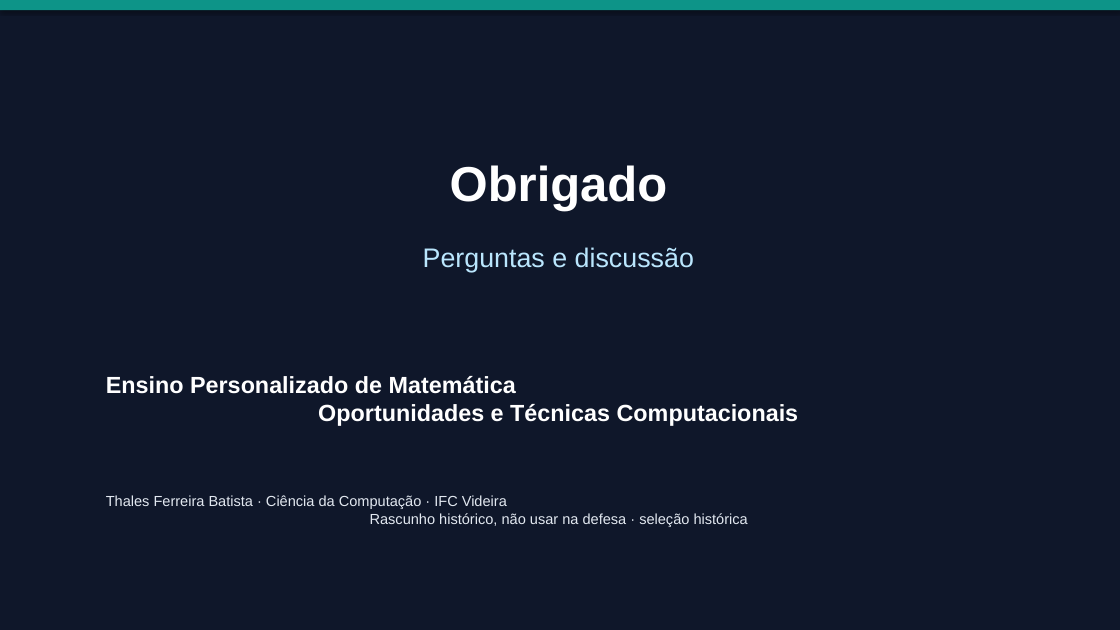
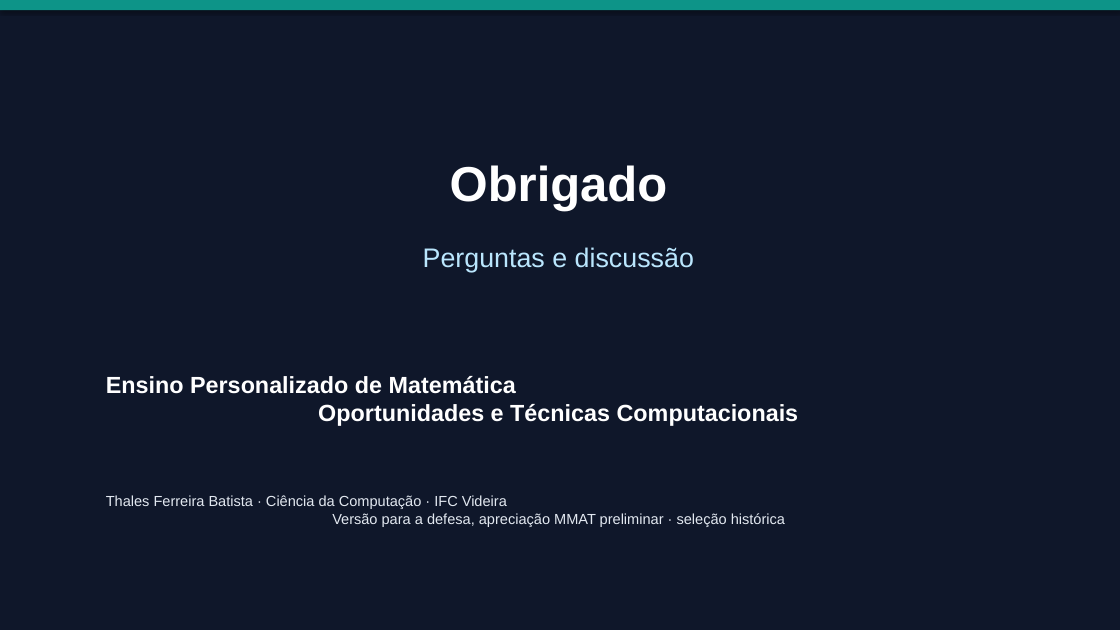
Before and after one commit to thalesfb/ccw, a slide deck: slide 19 of results/tcc/presentation/ensino_personalizado_de_matematica_tcc.pptx. Drawn at 1120x630 pixels with LibreOffice and Linux fonts; fonts in the diff are those of the drawing. Boxes give left, top, right and bottom in pixels: in the first picture for what was removed or moved away, otherwise in the second. Text is boxed around its words. In the diff, an @@ line names an element or a change of style, - is before the commit and + after.

Commit message:
:memo: docs(deck): replace draft banner with defense version label (#163)
The deck becomes the defense material. The cover keeps the MMAT appraisal marked as preliminary until the author's conference ends. The editorial test change was authorized by the author.

```diff
--- a/results/tcc/presentation/ensino_personalizado_de_matematica_tcc.pptx
+++ b/results/tcc/presentation/ensino_personalizado_de_matematica_tcc.pptx
@@ text at (x1=106, y1=495, x2=785, y2=527): text changed @@
-Thales Ferreira Batista · Ciência da Computação · IFC Videira
-Rascunho histórico, não usar na defesa · seleção histórica
+Thales Ferreira Batista · Ciência da Computação · IFC Videira
+Versão para a defesa, apreciação MMAT preliminar · seleção histórica
```
Also in this commit, not shown: 1 other slide changed, 6 other files.
